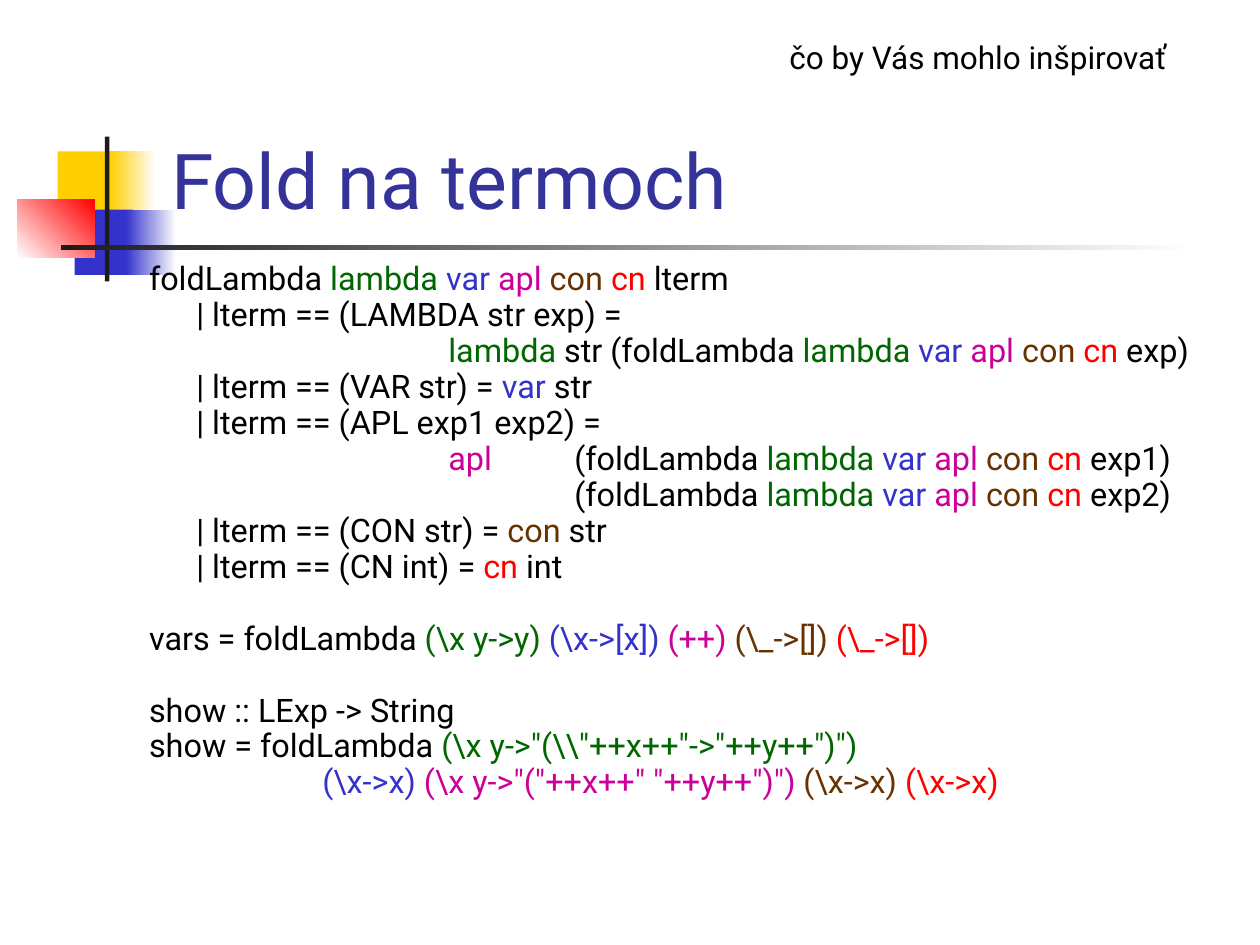
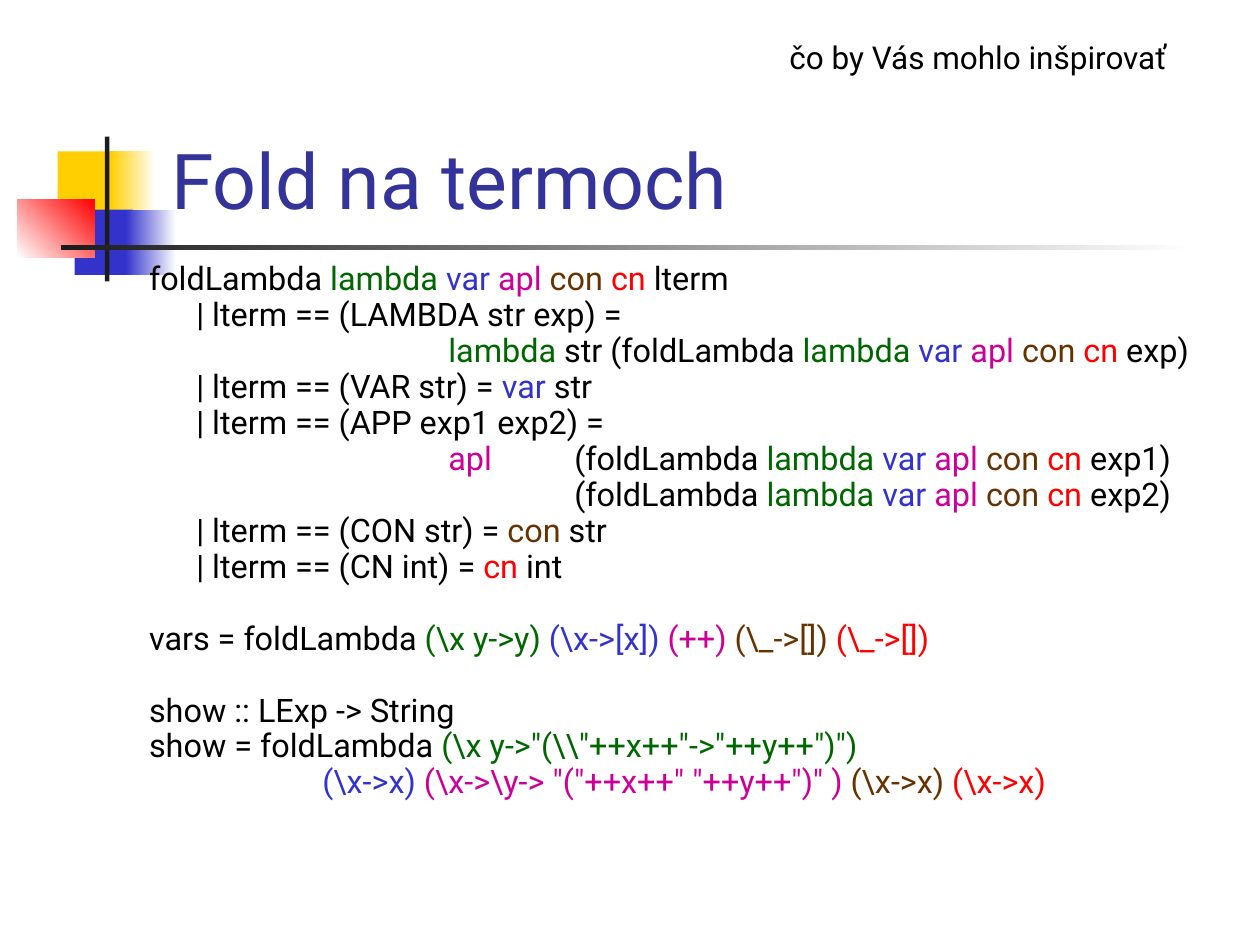
Before and after one commit to Funkcionalne/Prednasky, a slide deck: slide 3 of 06/06_fpro.ppt. Drawn at 1260x945 pixels with LibreOffice and Linux fonts; fonts in the diff are those of the drawing. Boxes give left, top, right and bottom in pixels: in the first picture for what was removed or moved away, otherwise in the second. Text is boxed around its words. In the diff, an @@ line names an element or a change of style, - is before the commit and + after.

```diff
--- a/06/06_fpro.ppt
+++ b/06/06_fpro.ppt
@@ text at (x1=212, y1=404, x2=578, y2=441): text changed @@
-| lterm == (APL exp1 exp2) =
+| lterm == (APP exp1 exp2) =
@@ text at (x1=322, y1=767, x2=1046, y2=801): text changed @@
-(\x->x) (\x y->"("++x++" "++y++")") (\x->x) (\x->x)
+(\x->x) (\x->\y-> "("++x++" "++y++")" ) (\x->x) (\x->x)
```
Also in this commit, not shown: 11 other slides changed, 1 slide added, 2 other files.
